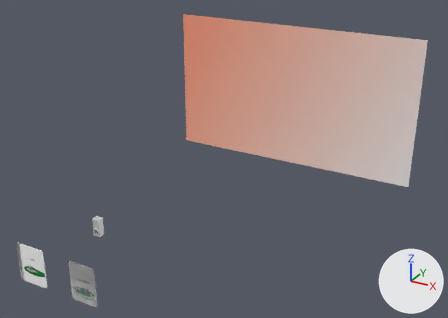
Before and after pictures for a commit that changed the Blender file 1.MASTER/Lavanti_Ciudades_Master.blend.
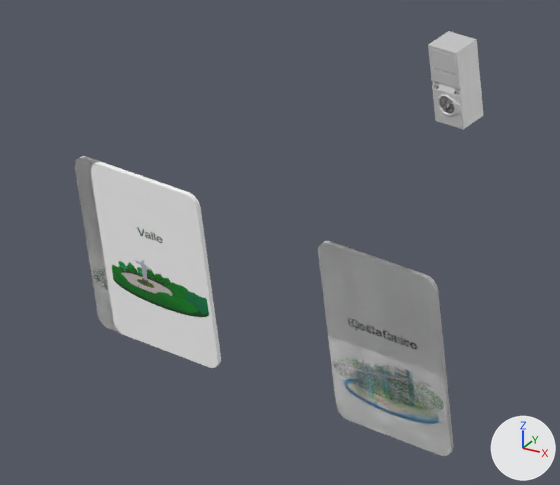
Each version is shown whole from a camera (50 mm lens) standing at (40.0, -97.1, 46.3) and looking at (2.3, -28.5, 12.0), then close up on the part from 0% to 27% of the width and 66% to 99% of the height. Every picture has the same lights, and +X, +Y and +Z are marked at lower right.

Before the edit, the objects in view are built like this:
```python
ob_lavadora = bpy.data.objects.new('Lavadora', me_cube)
ob_lavadora.location = (-0.18, -52.23, 11.6)
ob_tarjeta = bpy.data.objects.new('Tarjeta', me_plane_002)
ob_tarjeta.location = (-3.82, -58.98, 8.07)
ob_tarjeta_001 = bpy.data.objects.new('Tarjeta.001', me_plane_002)
ob_tarjeta_001.location = (3.28, -59.02, 8.1)
ob_tarjeta_002 = bpy.data.objects.new('Tarjeta.002', me_plane_002)
ob_tarjeta_002.location = (-3.28, -59.02, 8.1)
ob_tarjeta_002.rotation_euler = (3.142, 0.0, 0.0)  # degrees (180, 0, 0)
ob_tarjeta_002.scale = (-1.0, -1.0, -1.0)
ob_tarjeta_003 = bpy.data.objects.new('Tarjeta.003', me_plane_002)
ob_tarjeta_003.location = (3.28, -59.02, 8.1)
ob_tarjeta_004 = bpy.data.objects.new('Tarjeta.004', me_plane_002)
ob_tarjeta_004.location = (3.28, -59.02, 8.1)
ob_tarjeta_005 = bpy.data.objects.new('Tarjeta.005', me_plane_002)
ob_tarjeta_005.location = (-3.82, -58.98, 8.07)
ob_tarjeta_006 = bpy.data.objects.new('Tarjeta.006', me_plane_002)
ob_tarjeta_006.location = (-3.82, -58.98, 8.07)
# also in view: 'Secadora' at (-0.2, -52.2, 13.2)
```
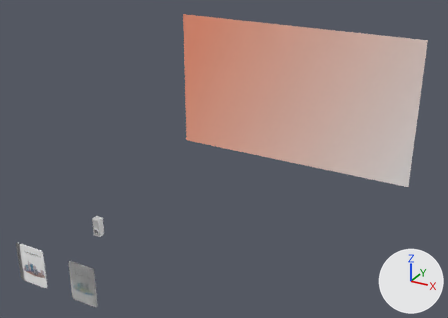
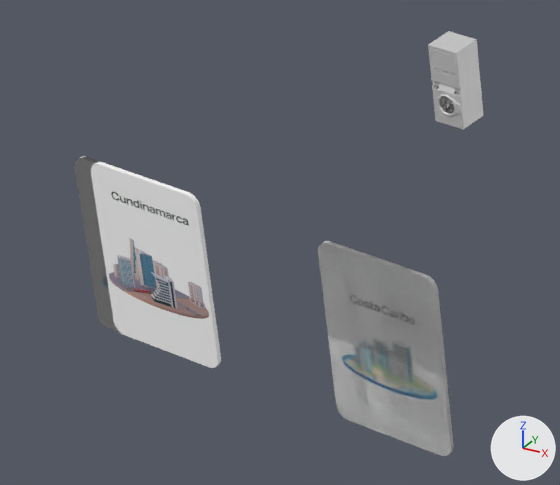
What changed in the scene script:
```text
Add img_cundinamarcaetras_png:
    img_cundinamarcaetras_png = load_image('Cundinamarcaetras.png', '../6.RENDERS/Ciudades/Cundinamarcaetras.png', 540, 960, 'sRGB')
Change mat_tarjetascostacaribe:
    where n7 = _N.new('ShaderNodeMapping'); n7.name = 'Mapping'
    n7.inputs[1].default_value: (-0.07, 1.12, 0.0) -> (-0.08, 0.98, 0.0)  # 'Location'
Add mat_tarjetas_valle:
    mat_tarjetas_valle = bpy.data.materials.new('Tarjetas.Valle')
    # uses the picture img_valleletra_png
Add mat_tarjetacundinamarca:
    mat_tarjetacundinamarca = bpy.data.materials.new('TarjetaCundinamarca')
    # uses the picture img_cundinamarcaetras_png
Add mat_tarjetassantander:
    mat_tarjetassantander = bpy.data.materials.new('TarjetasSantander')
    # nodes: BsdfPrincipled, MixShader, ObjectInfo, OutputMaterial
Change me_plane_002:
    where me_plane_002.from_pydata(...)  # 594 vertices, 592 faces; spans x -1.58..1.58, y -0.05..0.05, z 0.13..4.63
    remove me_plane_002.materials.append(mat_tarjetaseje)
    add me_plane_002.materials.append(mat_tarjetassantander)
Change ob_tarjeta_002:
    remove ob_tarjeta_002.material_slots[0].link = 'OBJECT'; ob_tarjeta_002.material_slots[0].material = mat_tarjetavalle
    add ob_tarjeta_002.material_slots[0].link = 'OBJECT'; ob_tarjeta_002.material_slots[0].material = mat_tarjetacundinamarca
Change ob_tarjeta_005:
    add ob_tarjeta_005.material_slots[0].link = 'OBJECT'; ob_tarjeta_005.material_slots[0].material = mat_tarjetas_valle
```

Changed parts and their boxes [x1, y1, x2, y2] in the close-ups (560 x 485 px):
'Tarjeta.002', recoloured
    both: [91, 162, 212, 333]
'Tarjeta.004', recoloured
    both: [331, 292, 446, 427]
'Tarjeta.003', recoloured
    both: [331, 292, 446, 427]
'Tarjeta.001', surface changed, recoloured
    both: [331, 292, 446, 427]
'Tarjeta.006', recoloured
    both: [75, 156, 119, 332]
'Tarjeta', recoloured
    both: [75, 156, 122, 334]
'Tarjeta.005', recoloured
    both: [76, 158, 113, 329]
